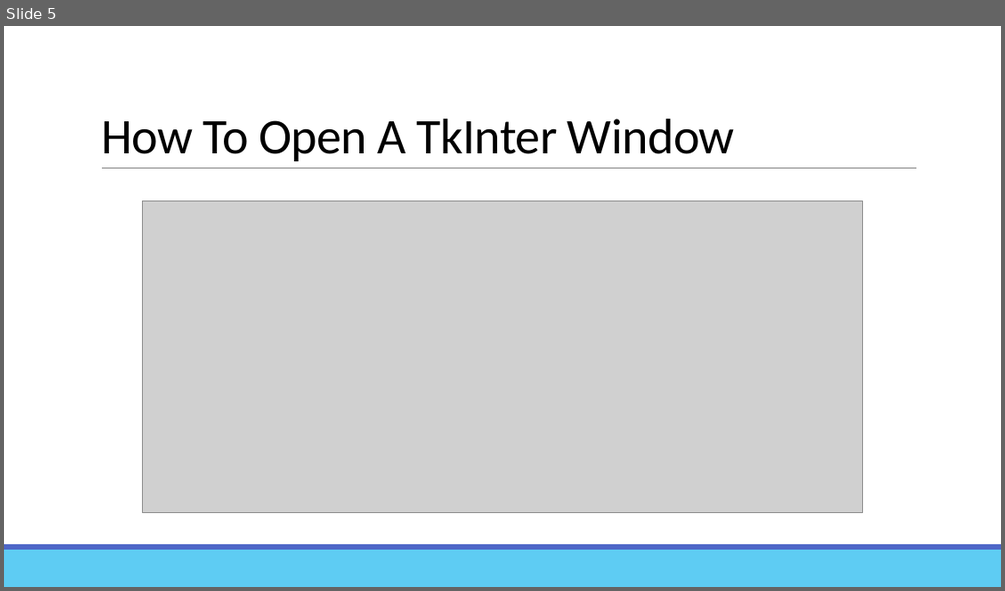
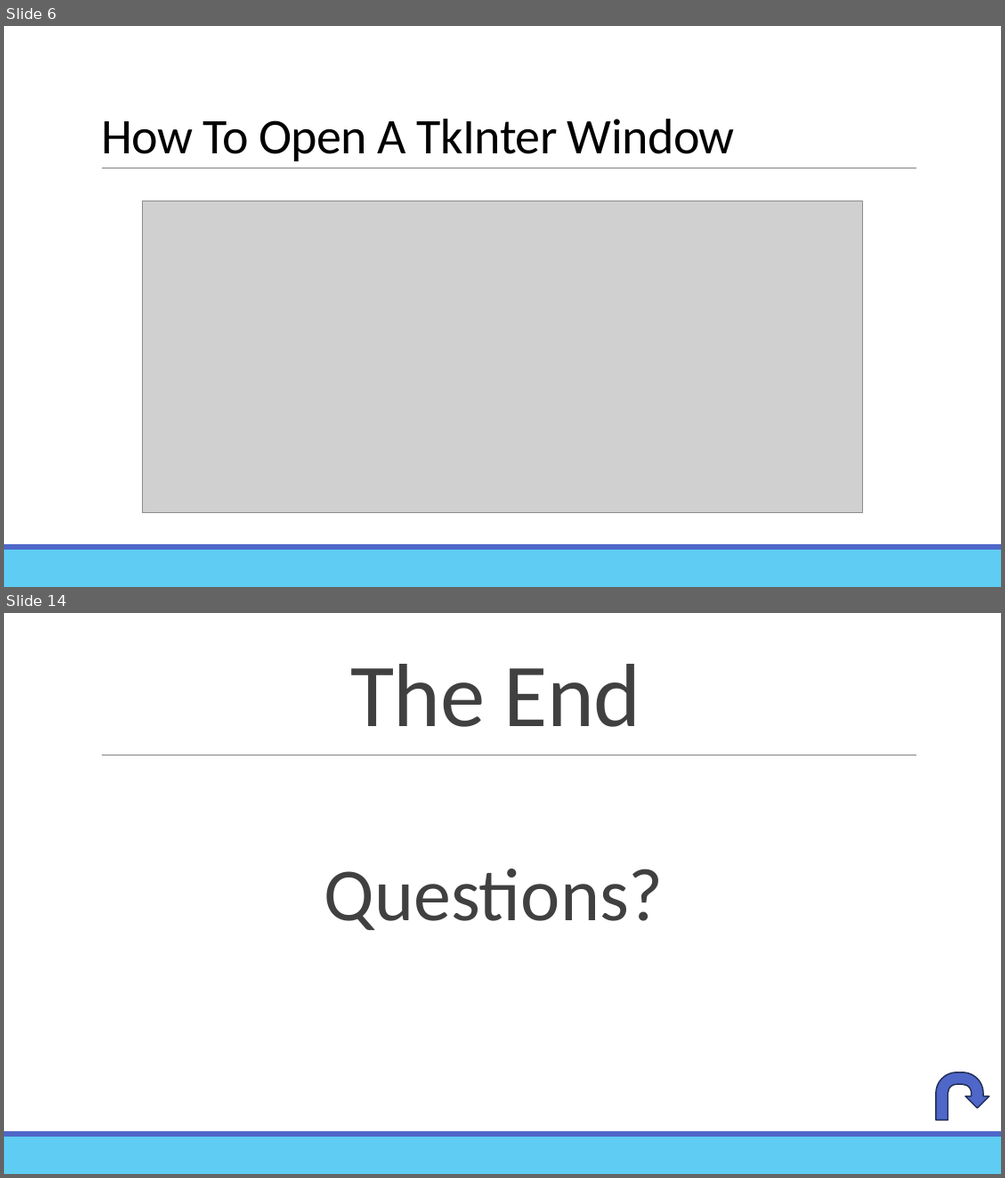
Before and after one commit to 24tweikel/TkInterTutorial, a slide deck: tkinter.pptx. Shown one above the other, each under a label of ours: slide 5 before the commit, slides 6 and 14 after it; the slides between them are not shown. The pictures are 1005x591 and 1005x1178 pixels, drawn with LibreOffice and Linux fonts; fonts in the diff are those of the drawing; grey boxes stand for pictures. Boxes give left, top, right and bottom in pixels: in the first picture for what was removed or moved away, otherwise in the second. Text is boxed around its words. In the diff, an @@ line names an element or a change of style, - is before the commit and + after.

```diff
--- a/tkinter.pptx
+++ b/tkinter.pptx
@@ slide 14 added at [4, 613, 1001, 1174], background #FFFFFF; not listed: 3 template elements that a slide beside it also shows @@
@@ title added at [350, 664, 641, 727], 86.4 pt, text #404040 @@
+The End
@@ text added at [324, 868, 663, 930], 72 pt, text #404040 @@
+Questions?
@@ uturn arrow added at [936, 1072, 989, 1120], fill #4E67C8, outline #222D58 1.25 pt @@
@@ what was slide 5 is now slide 6 @@
```
Also in this commit, not shown: 8 slides changed, 3 other slides added, 1 slide removed, 8 other files.
